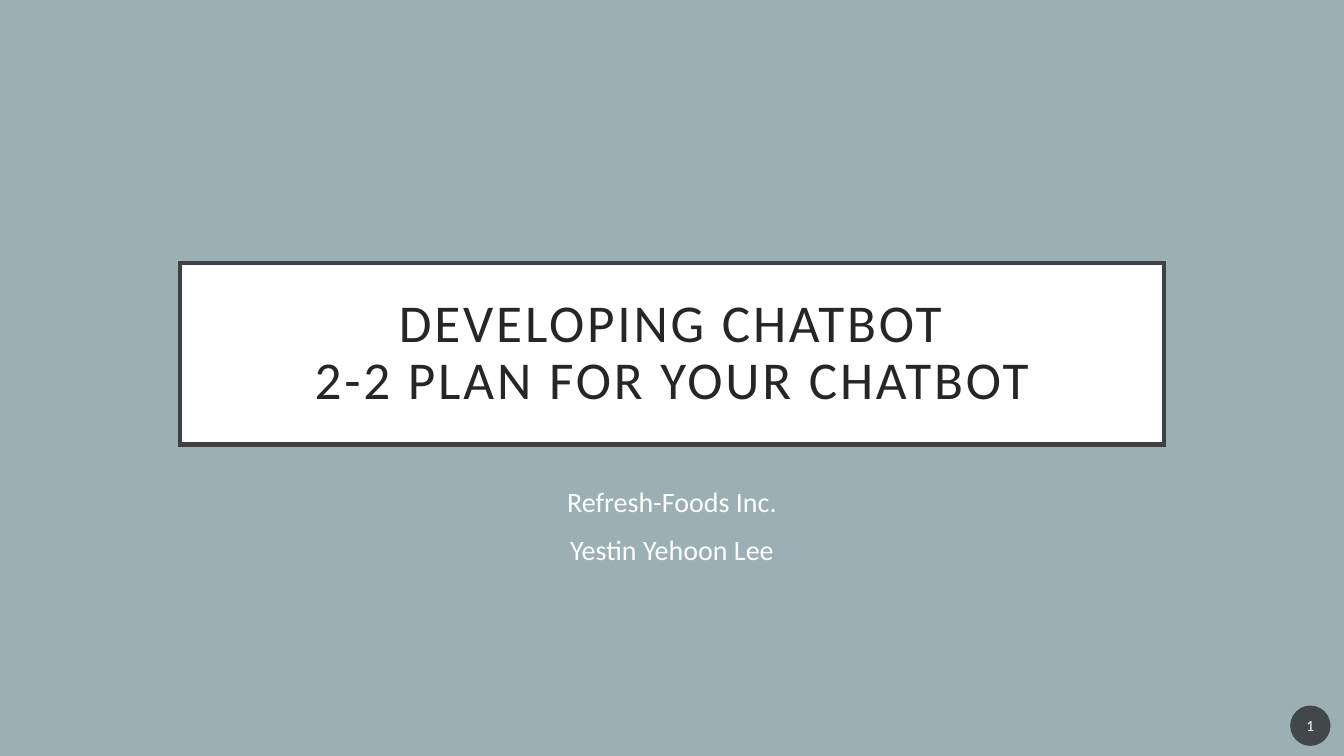
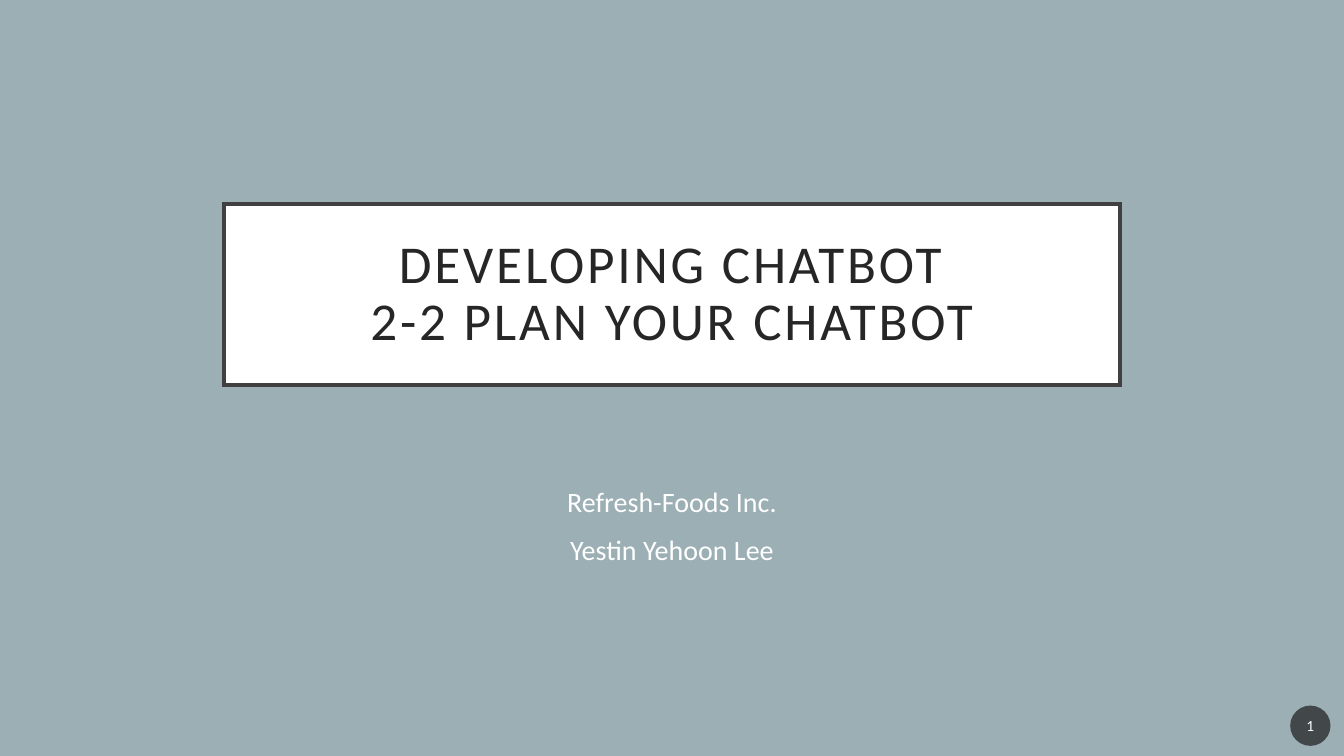
Before and after one commit to YehoonLee3/ChatBotCourse, a slide deck: slide 1 of 2-2 Plan for Your ChatBot.pptx. Drawn at 1344x756 pixels with LibreOffice and Linux fonts; fonts in the diff are those of the drawing. Boxes give left, top, right and bottom in pixels: in the first picture for what was removed or moved away, otherwise in the second. Text is boxed around its words. In the diff, an @@ line names an element or a change of style, - is before the commit and + after.

```diff
--- a/2-2 Plan for Your ChatBot.pptx
+++ b/2-2 Plan for Your ChatBot.pptx
@@ title "DEVELOPING CHATBOT 2-2 PLAN YOUR ...": place and size @@
-title "DEVELOPING CHATBOT 2-2 PLAN YOUR ..." at <box>179,263,1164,445</box>
+title "DEVELOPING CHATBOT 2-2 PLAN YOUR ..." at <box>225,204,1120,385</box>
@@ title at <box>370,248,973,341</box>: text changed @@
-DEVELOPING CHATBOT
-2-2 PLAN FOR YOUR CHATBOT
+DEVELOPING CHATBOT
+2-2 PLAN YOUR CHATBOT
```
Also in this commit, not shown: 3 other files.
